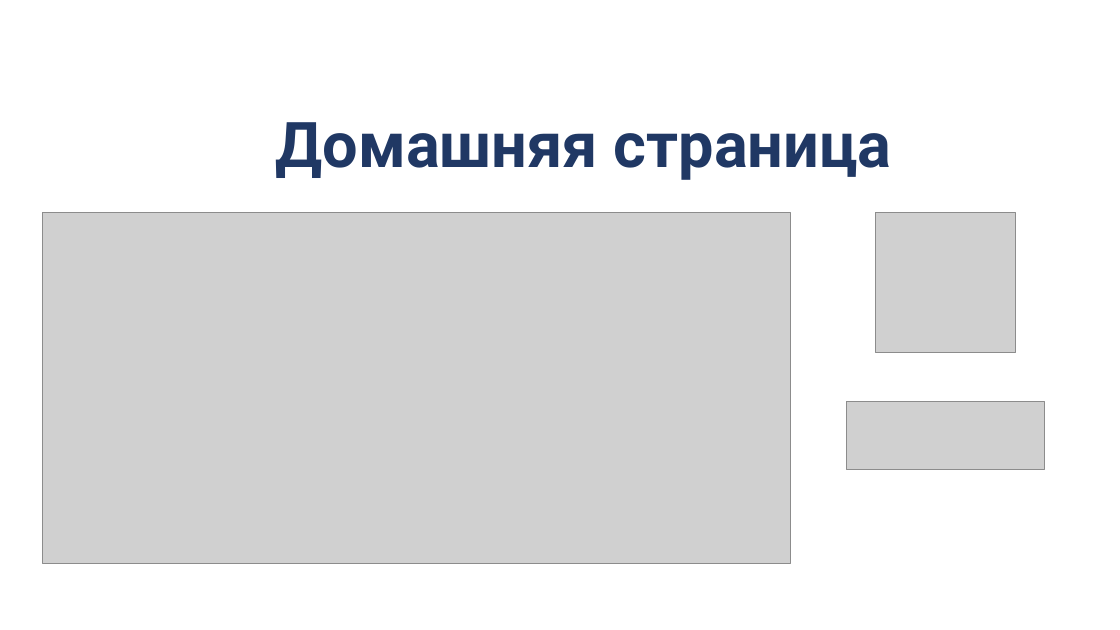
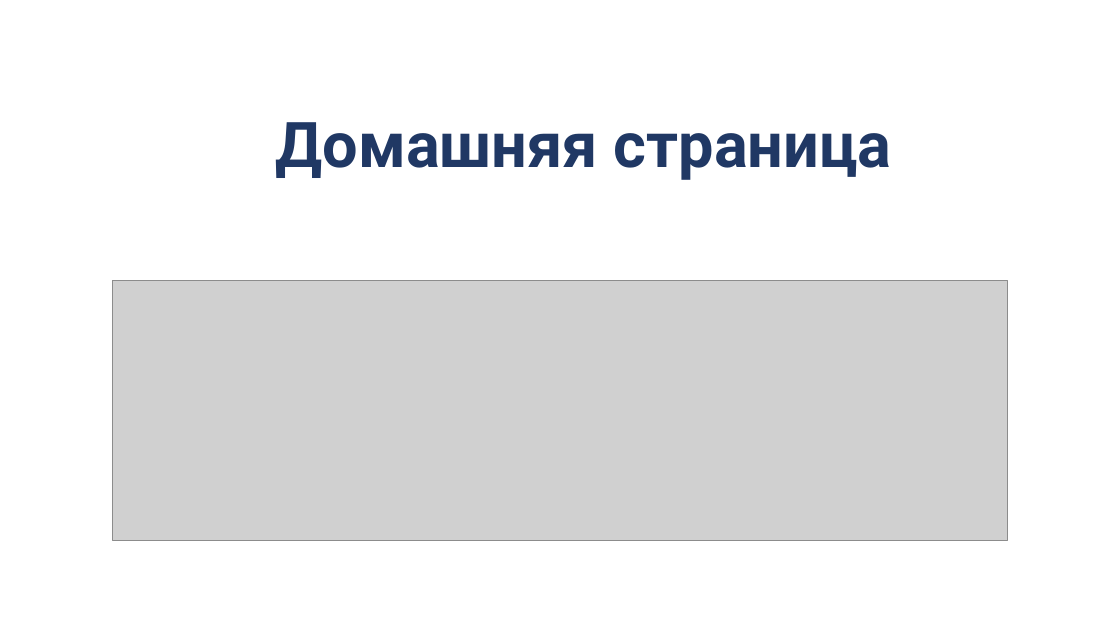
Before and after one commit to Kristal1ik/WEB, a slide deck: slide 7 of Презентация.pptx (slide 6 before the commit). Drawn at 1120x630 pixels with LibreOffice and Linux fonts; fonts in the diff are those of the drawing; grey boxes stand for pictures; background and template pictures are left out. Boxes give left, top, right and bottom in pixels: in the first picture for what was removed or moved away, otherwise in the second. Text is boxed around its words. In the diff, an @@ line names an element or a change of style, - is before the commit and + after.

```diff
--- a/Презентация.pptx
+++ b/Презентация.pptx
@@ picture removed at <box>875,213,1016,353</box> @@
@@ picture: place and size @@
-picture at <box>43,213,791,563</box>
+picture at <box>113,280,1007,540</box>
@@ picture removed at <box>847,402,1044,470</box> @@
```
Also in this commit, not shown: 2 other slides changed, 4 slides added.
